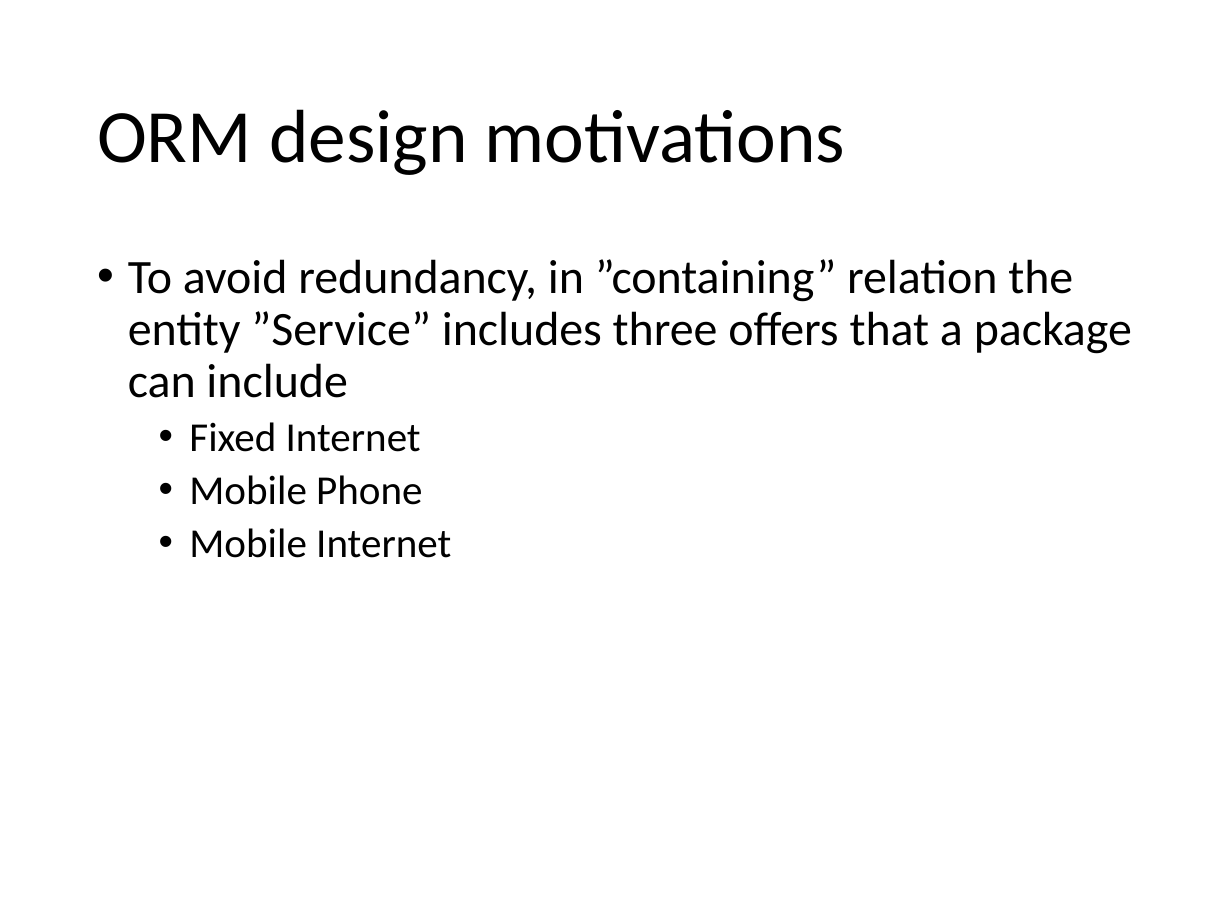
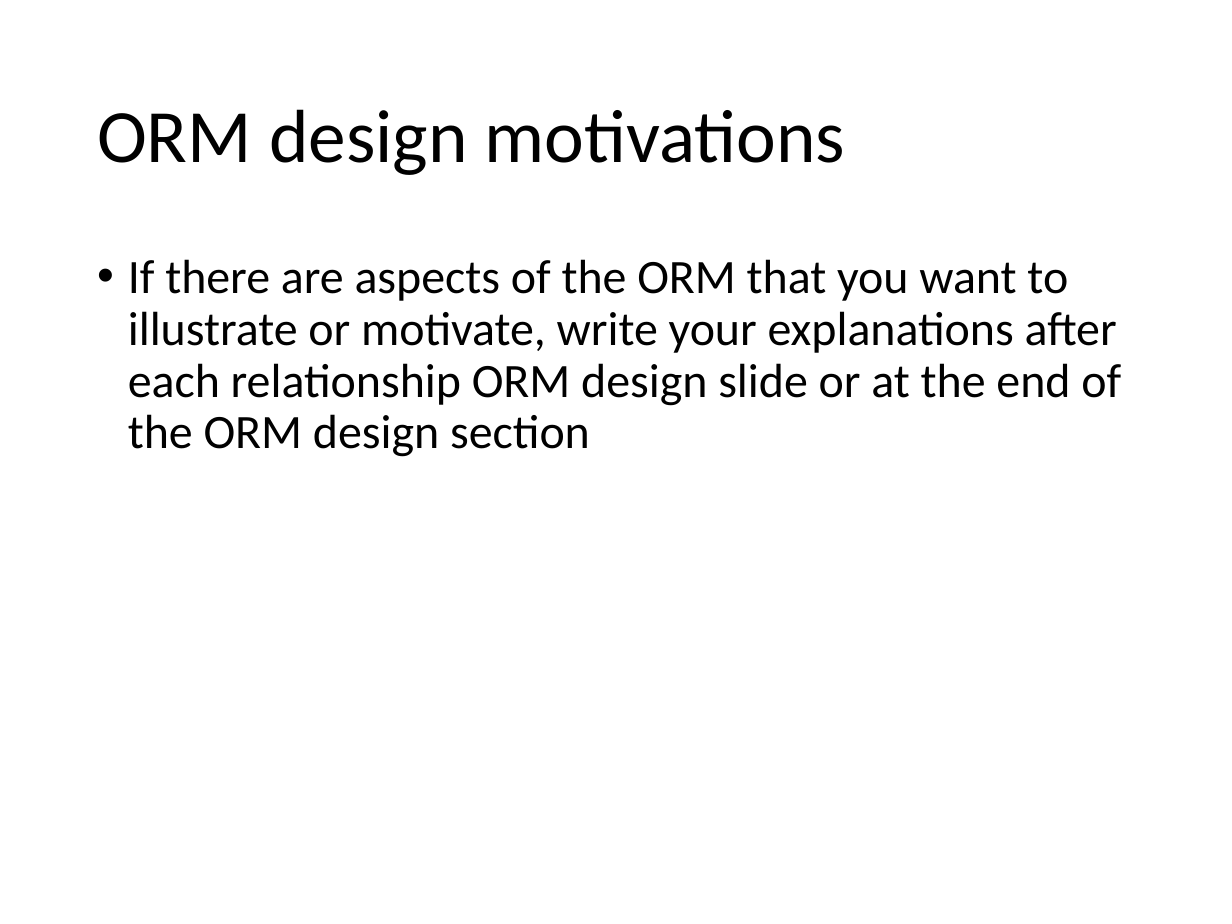
Before and after one commit to marcozetaa/TelcoService, a slide deck: slide 18 of UML/Presentation.pptx (slide 16 before the commit). Drawn at 1232x924 pixels with LibreOffice and Linux fonts; fonts in the diff are those of the drawing. Boxes give left, top, right and bottom in pixels: in the first picture for what was removed or moved away, otherwise in the second. Text is boxed around its words. In the diff, an @@ line names an element or a change of style, - is before the commit and + after.

```diff
--- a/UML/Presentation.pptx
+++ b/UML/Presentation.pptx
@@ text at box(128, 259, 1121, 457): text changed @@
-• To avoid redundancy, in ”containing” relation the entity ”Service” includes three offers that a package can include
-  • Fixed Internet
-  • Mobile Phone
-  • Mobile Internet
+• If there are aspects of the ORM that you want to illustrate or motivate, write your explanations after each relationship ORM design slide or at the end of the ORM design section
```
Also in this commit, not shown: 2 other slides changed, 2 slides added.
